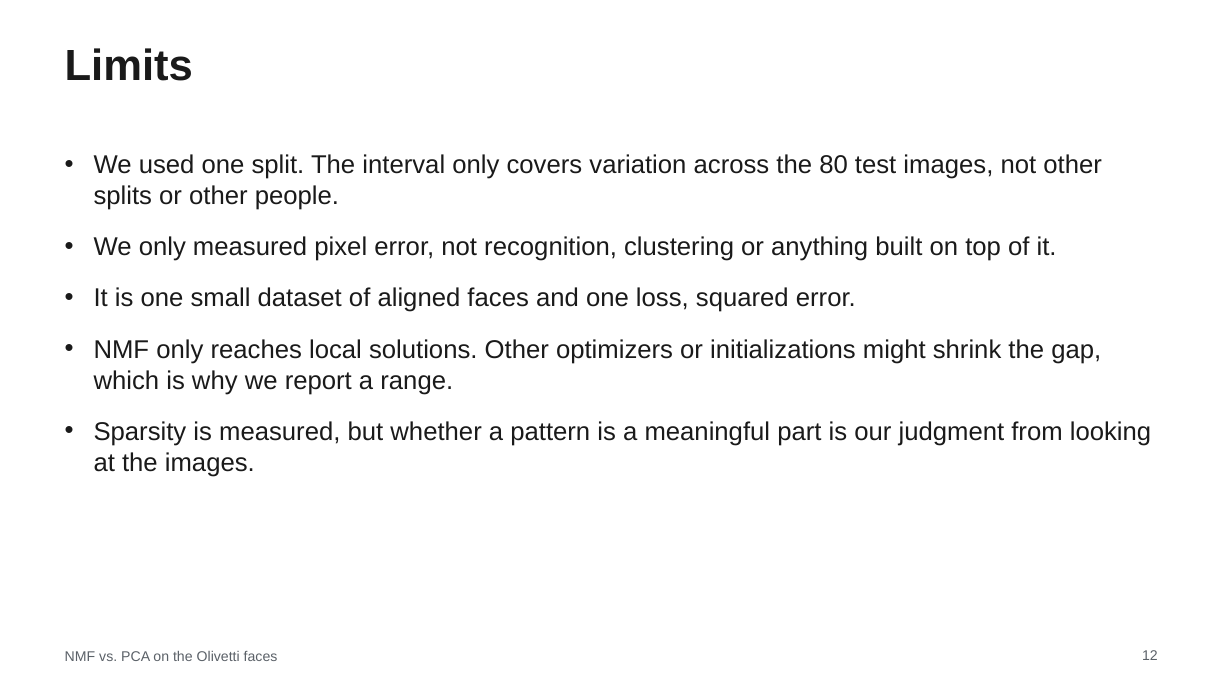
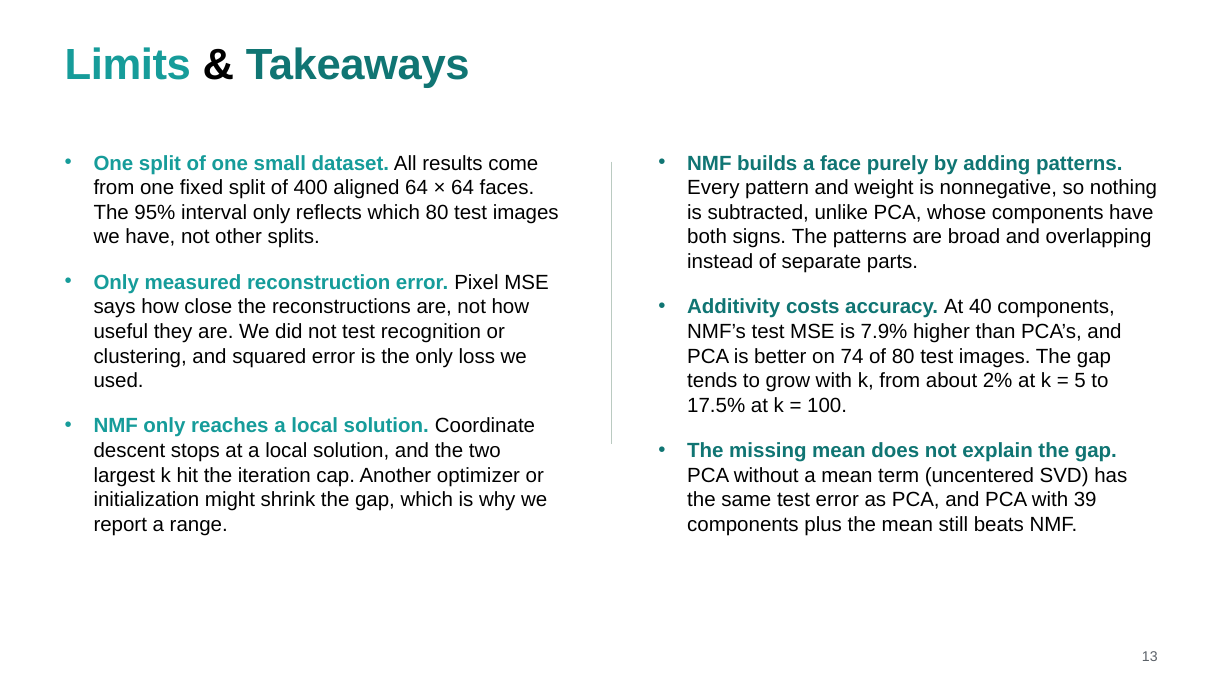
Before and after one commit to MachineWJQ6657/pca-vs-nmf, a slide deck: slide 13 of slides/STOR565_Slides.pptx (slide 12 before the commit). Drawn at 1232x693 pixels with LibreOffice and Linux fonts; fonts in the diff are those of the drawing. Boxes give left, top, right and bottom in pixels: in the first picture for what was removed or moved away, otherwise in the second. Text is boxed around its words. In the diff, an @@ line names an element or a change of style, - is before the commit and + after.

```diff
--- a/slides/STOR565_Slides.pptx
+++ b/slides/STOR565_Slides.pptx
@@ title at [65, 47, 470, 88]: text changed; text colour #1A1A1A to #117573 @@
-Limits
+Limits & Takeaways
@@ text at [94, 155, 559, 536]: text changed; size 20 to 16 pt; text colour #1A1A1A to #000000 @@
-• We used one split. The interval only covers variation across the 80 test images, not other splits or other people.
-• We only measured pixel error, not recognition, clustering or anything built on top of it.
-• It is one small dataset of aligned faces and one loss, squared error.
-• NMF only reaches local solutions. Other optimizers or initializations might shrink the gap, which is why we report a range.
-• Sparsity is measured, but whether a pattern is a meaningful part is our judgment from looking at the images.
+• One split of one small dataset. All results come from one fixed split of 400 aligned 64 × 64 faces. The 95% interval only reflects which 80 test images we have, not other splits.
+• Only measured reconstruction error. Pixel MSE says how close the reconstructions are, not how useful they are. We did not test recognition or clustering, and squared error is the only loss we used.
+• NMF only reaches a local solution. Coordinate descent stops at a local solution, and the two largest k hit the iteration cap. Another optimizer or initialization might shrink the gap, which is why we report a range.
@@ line added from (612, 162) to (612, 444), #BACAC1 1 pt @@
@@ text added at [687, 155, 1157, 536], 16 pt, text #000000 @@
+• NMF builds a face purely by adding patterns. Every pattern and weight is nonnegative, so nothing is subtracted, unlike PCA, whose components have both signs. The patterns are broad and overlapping instead of separate parts.
+• Additivity costs accuracy. At 40 components, NMF’s test MSE is 7.9% higher than PCA’s, and PCA is better on 74 of 80 test images. The gap tends to grow with k, from about 2% at k = 5 to 17.5% at k = 100.
+• The missing mean does not explain the gap. PCA without a mean term (uncentered SVD) has the same test error as PCA, and PCA with 39 components plus the mean still beats NMF.
@@ text removed at [65, 651, 278, 661] @@
-NMF vs. PCA on the Olivetti faces
@@ page number at [1142, 651, 1158, 661]: vertical alignment top to middle @@
@@ page number at [1142, 651, 1158, 661]: text changed @@
-12
+13
```
Also in this commit, not shown: 12 other slides changed, 1 slide added, 1 slide removed.
